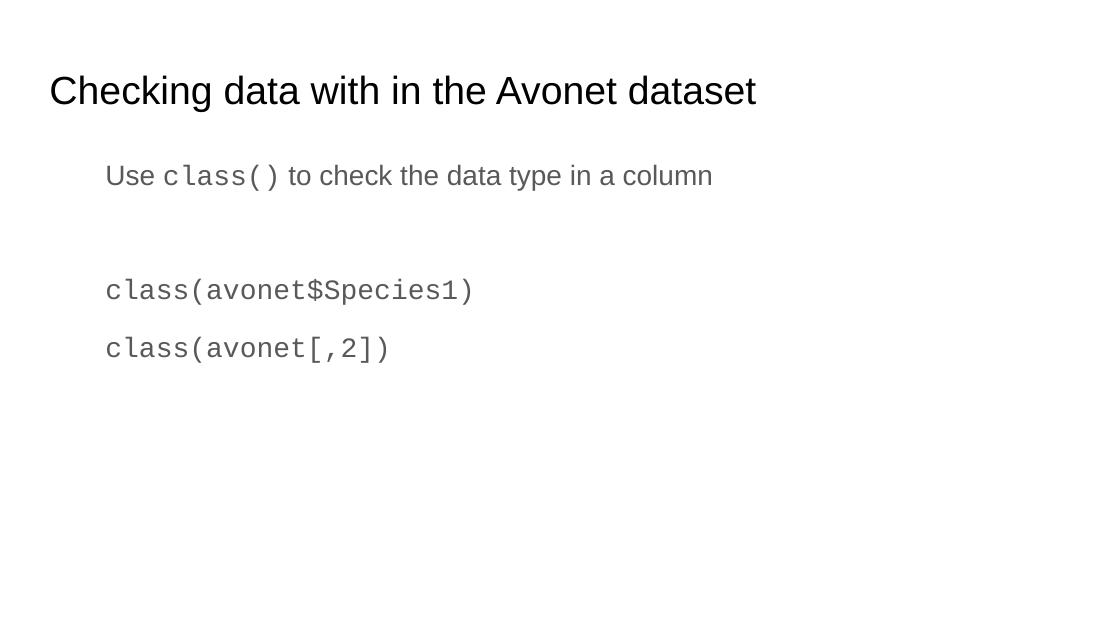
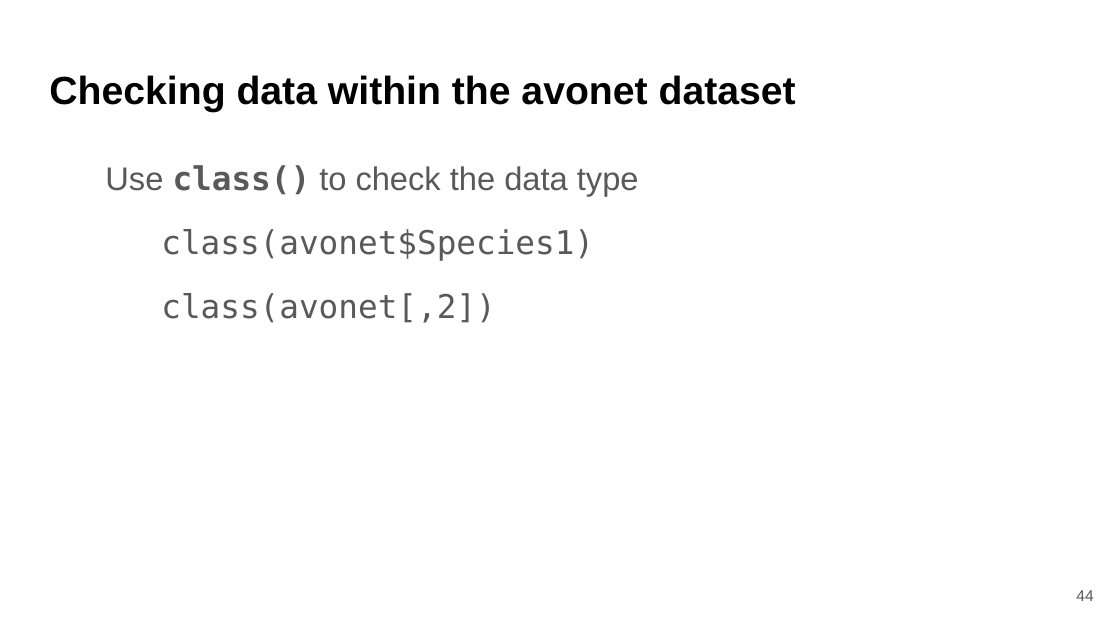
Before and after one commit to bmaitner/biometry_course, a slide deck: slide 44 of lectures/Lecture_04_intro_to_data_in_R.pptx (slide 24 before the commit). Drawn at 1120x630 pixels with LibreOffice and Linux fonts; fonts in the diff are those of the drawing. Boxes give left, top, right and bottom in pixels: in the first picture for what was removed or moved away, otherwise in the second. Text is boxed around its words. In the diff, an @@ line names an element or a change of style, - is before the commit and + after.

```diff
--- a/lectures/Lecture_04_intro_to_data_in_R.pptx
+++ b/lectures/Lecture_04_intro_to_data_in_R.pptx
@@ title at <box>49,75,796,112</box>: text changed; bold on @@
-Checking data with in the Avonet dataset
+Checking data within the avonet dataset
@@ text at <box>105,165,639,196</box>: text changed; size 18 to 21 pt @@
-Use class() to check the data type in a column
+Use class() to check the data type
@@ text at <box>161,229,594,323</box>: size 18 to 21 pt, font Courier New to DejaVu Sans Mono in "class(avonet$Species1)", "class(avonet[,2])"; indent changed; less space between paragraphs @@
@@ page number added at <box>1076,590,1093,601</box>, 10 pt, text #595959 @@
+44
```
Also in this commit, not shown: 28 other slides changed, 21 slides added, 1 slide removed, 2 other files.
